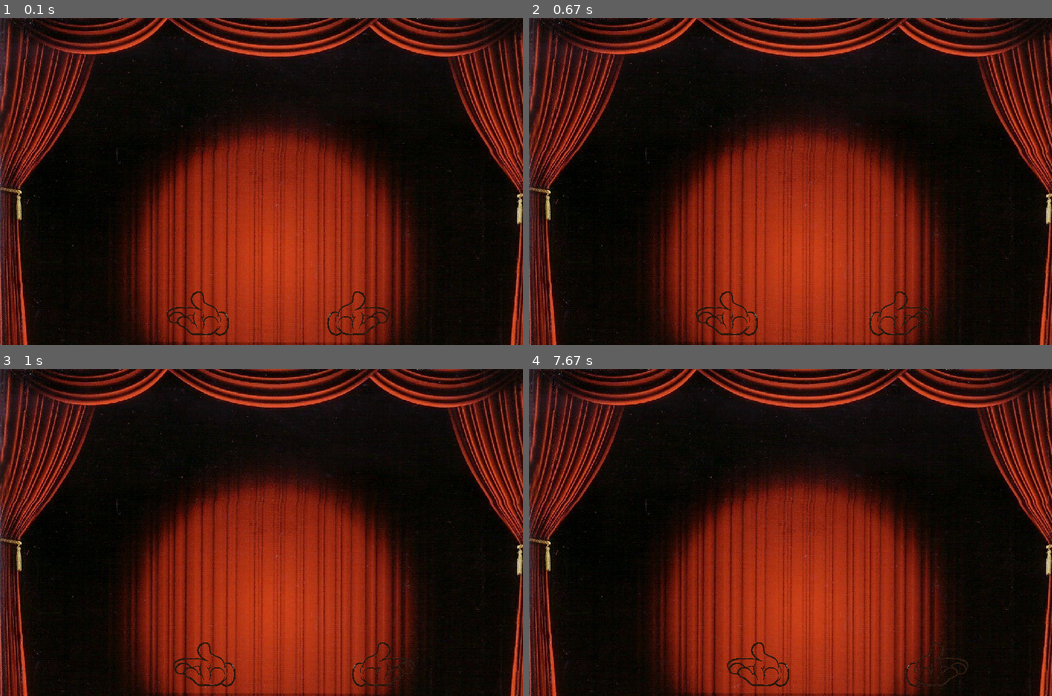
Above: before the commit, frames 1-4 (two rows, left to right).
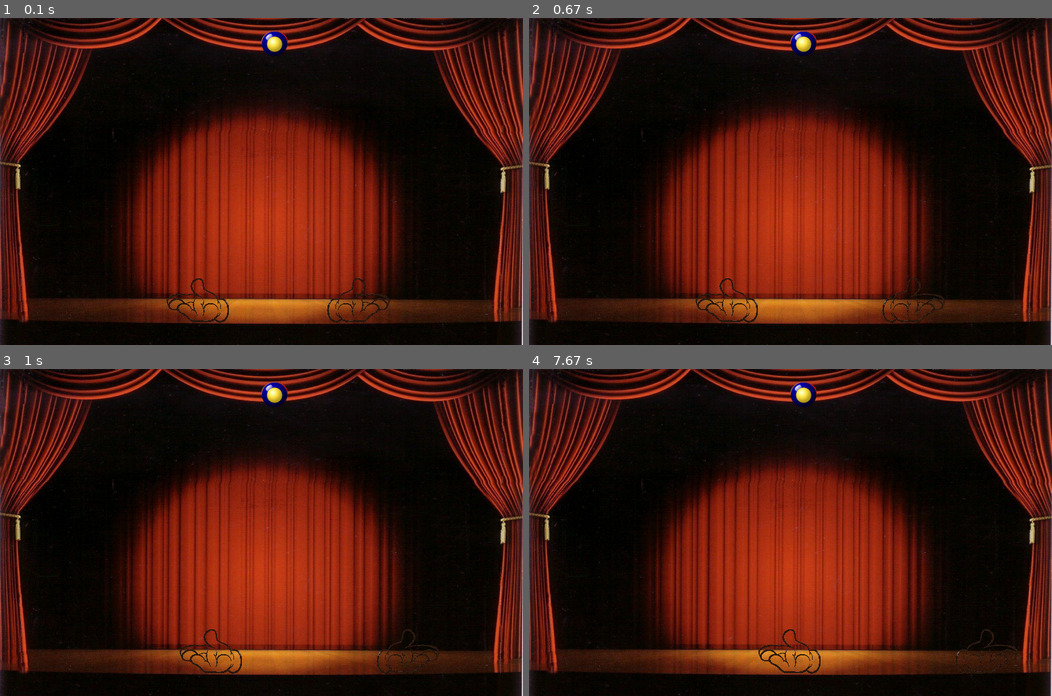
Above: after the commit, the same moments.

Repository: finziamit/PyGame
Game: pygame game, started from 2nd game/Juggle.py
Two runs of this game, one before a commit and one after it. Both use one fixed random seed, a clock stepped at 60 frames per second and the inputs below.
Inputs:
- Up to frame 1 (0.1 s): no input
- Up to frame 2 (0.67 s): hold Right from 0.33 s (still down)
- Up to frame 3 (1 s): release Right at 0.8 s; hold Right from 0.83 s (still down); hold D from 0.83 s (still down)
- Up to frame 4 (7.67 s): release Right at 1.3 s; release D at 1.3 s; hold Left 1.33-1.87 s; hold A 1.33-1.87 s; hold Left 1.9-2.3 s; hold A 1.9-2.3 s; hold Right 2.33-2.97 s; hold D 2.33-2.97 s; hold Left 3-3.47 s; hold A 3-3.47 s; hold Right 3.5-3.97 s; hold D 3.5-3.97 s; hold Right 4-4.47 s; hold D 4-4.47 s; hold Left 4.5-5.03 s; hold A 4.5-5.03 s; hold Left 5.07-5.47 s; hold A 5.07-5.47 s; hold Right 5.5-6.13 s; hold D 5.5-6.13 s; hold Left 6.17-6.63 s; hold A 6.17-6.63 s; hold Right 6.67-7.13 s; hold D 6.67-7.13 s; hold Right 7.17-7.63 s; hold D 7.17-7.63 s

The runs differ from the first frame. In frame 1, 40% of the frame differs, in the area x 0-100%, y 0-100%; in frame 2, 40%; in frame 3, 40%; in frame 4, 40%.

Commit message:
Fix surface scale transformations

Diff:
--- a/2nd game/Juggle.py
+++ b/2nd game/Juggle.py
@@ -27,8 +27,9 @@
 class Ball:
     ''' A ball in the game '''
     def __init__(self, path):
-        self.__surface = image.load(path).convert_alpha()
-        self.__rect = self.__surface.get_rect(midleft=(20,300))
+        self.__surface = image.load(path)
+        self.__surface = transform.smoothscale(self.__surface.convert_alpha(), (40,40))
+        self.__rect = self.__surface.get_rect(midleft=(400,40))
 
     @property
     def get_rect(self):
@@ -57,11 +58,11 @@
     display.set_caption("Juggler")
     clock = time.Clock()
 
-    background_surface = image.load('2nd game/graphics/background/theater_bg.png').convert()
-    background_surface = transform.scale_by(background_surface,0.7)
+    background_surface = image.load('2nd game/graphics/background/theater_bg.png')
+    background_surface = transform.smoothscale(background_surface.convert(), (800,550))
 
-    right_hand = Hand('2nd game/graphics/hands/right_hand.png', (500, 450))
-    left_hand = Hand('2nd game/graphics/hands/left_hand.png', (250, 450))
+    right_hand = Hand('2nd game/graphics/hands/right_hand.png', (500, 430))
+    left_hand = Hand('2nd game/graphics/hands/left_hand.png', (250, 430))
 
     blue_ball = Ball('2nd game/graphics/balls/blue_ball.png')
     red_ball = Ball('2nd game/graphics/balls/red_ball.png')
@@ -105,6 +106,10 @@
 
         # end of the event handler
 
+        # handle ball movement
+        # TODO: add ball movement
+
+        # handle hands movement
         if move_right_hand_right: right_hand.move_hand_right()
         if move_right_hand_left: right_hand.move_hand_left()
 
@@ -116,7 +121,10 @@
             move_left_hand_right = False
             move_right_hand_left = False
 
-        # check that a ball didn't fall
+        # handle ball collisions
+        # TODO: handle ball collisions
+
+        # check for game-over
         if red_ball.get_rect.y >= 500: sys.exit()
         if blue_ball.get_rect.y >= 500: sys.exit()
         if yellow_ball.get_rect.y >= 500: sys.exit()
@@ -124,7 +132,11 @@
         screen.blit(background_surface, (0, 0))
         screen.blit(right_hand.get_surface, right_hand.get_rect)
         screen.blit(left_hand.get_surface, left_hand.get_rect)
+        screen.blit(red_ball.get_surface ,red_ball.get_rect)
+        screen.blit(blue_ball.get_surface, blue_ball.get_rect)
+        screen.blit(yellow_ball.get_surface, yellow_ball.get_rect)
         display.update()
+        clock.tick(240)
     # end of while loop
 
 def main():
